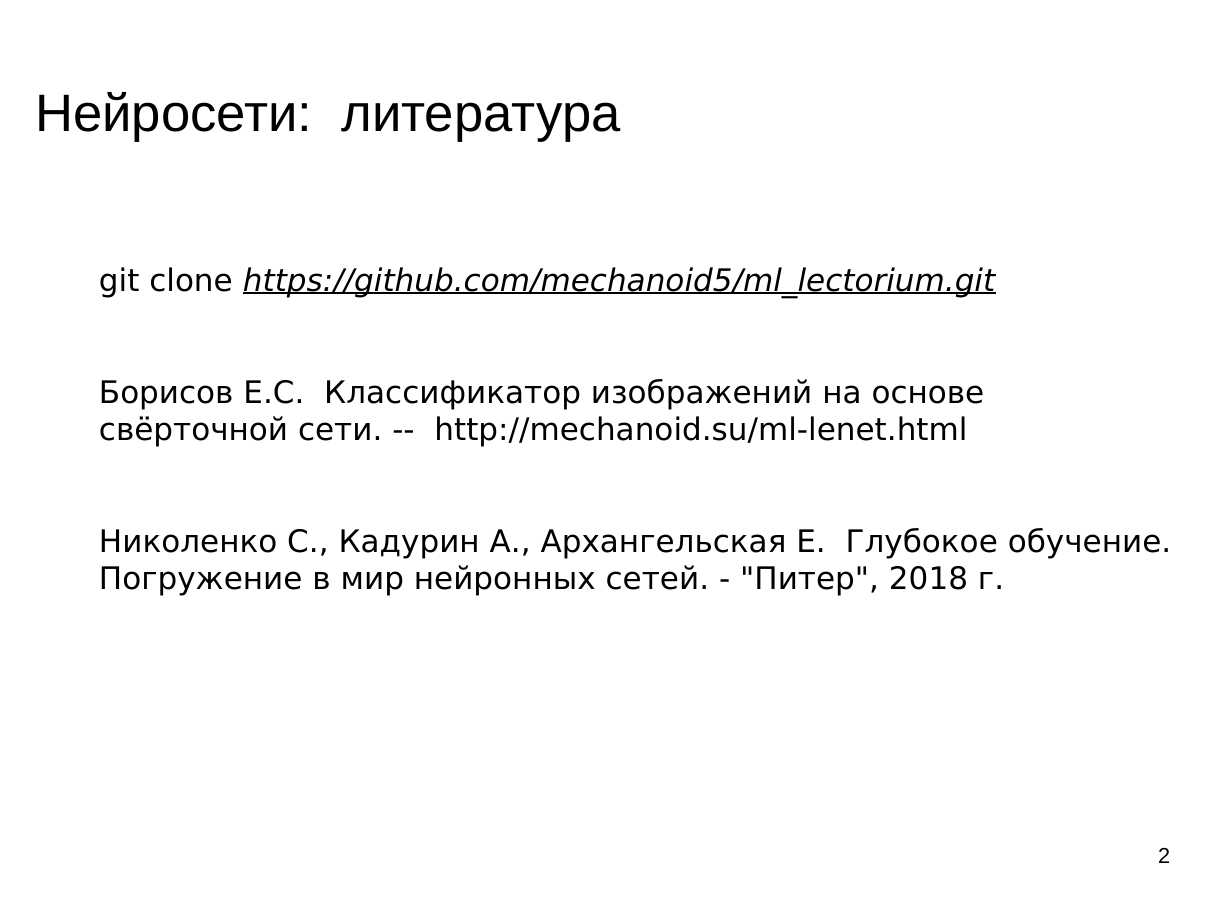
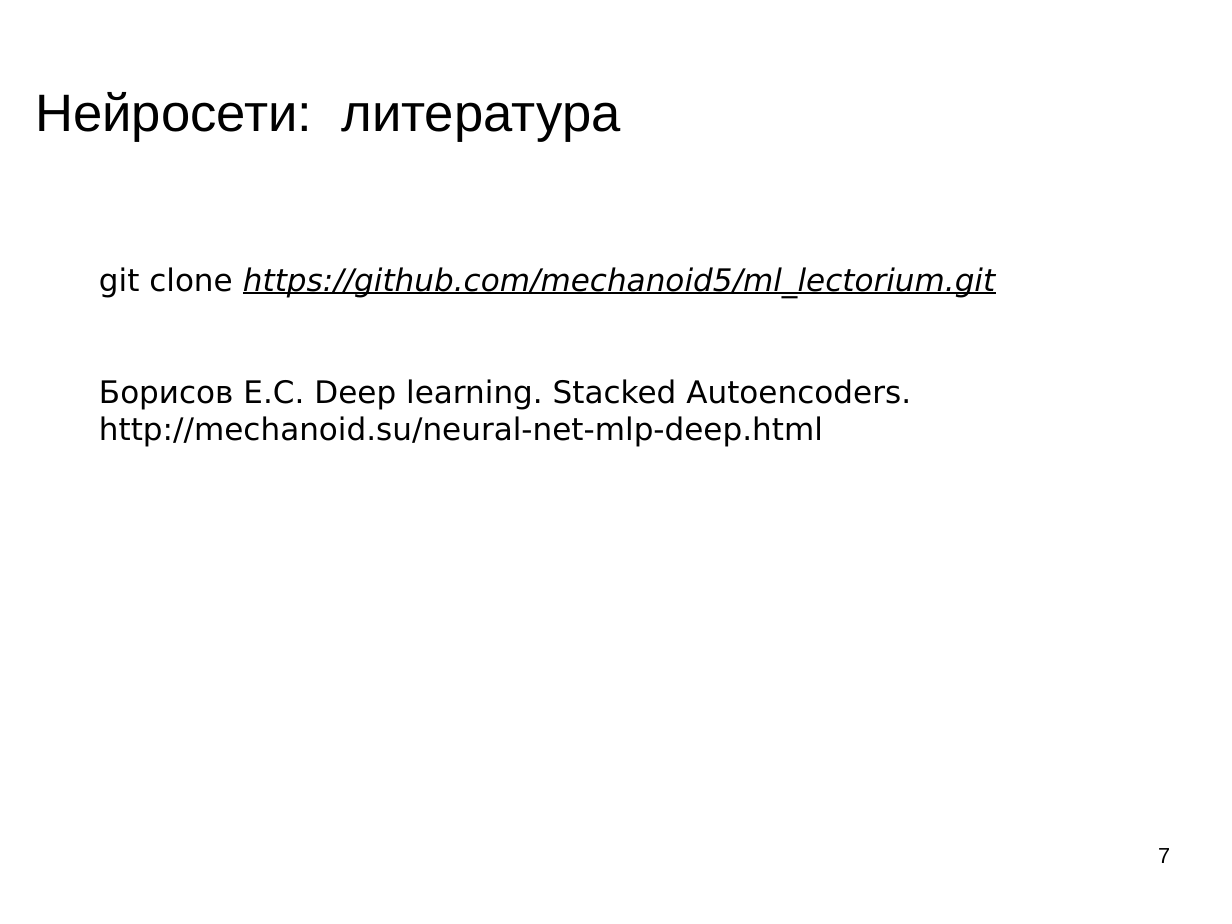
Before and after one commit to mechanoid5/ml_lectorium_legacy, a slide deck: slide 7 of 21-aenc.odp (slide 2 before the commit). Drawn at 1232x924 pixels with LibreOffice and Linux fonts; fonts in the diff are those of the drawing; background and template pictures are left out. Boxes give left, top, right and bottom in pixels: in the first picture for what was removed or moved away, otherwise in the second. Text is boxed around its words. In the diff, an @@ line names an element or a change of style, - is before the commit and + after.

```diff
--- a/21-aenc.odp
+++ b/21-aenc.odp
@@ text at (99,379,911,447): text changed @@
-Борисов Е.С. Классификатор изображений на основе свёрточной сети. -- http://mechanoid.su/ml-lenet.html
-Николенко С., Кадурин А., Архангельская Е. Глубокое обучение. Погружение в мир нейронных сетей. - "Питер", 2018 г.
+Борисов Е.С. Deep learning. Stacked Autoencoders. http://mechanoid.su/neural-net-mlp-deep.html
@@ page number at (1158,848,1170,863): text changed @@
-2
+7
```
Also in this commit, not shown: 5 slides added, 7 other files.
